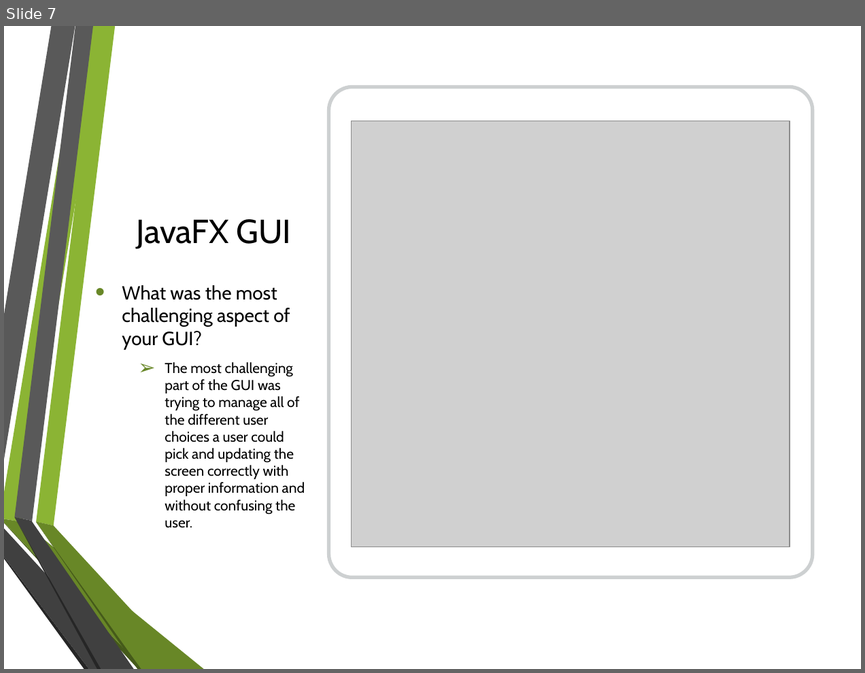
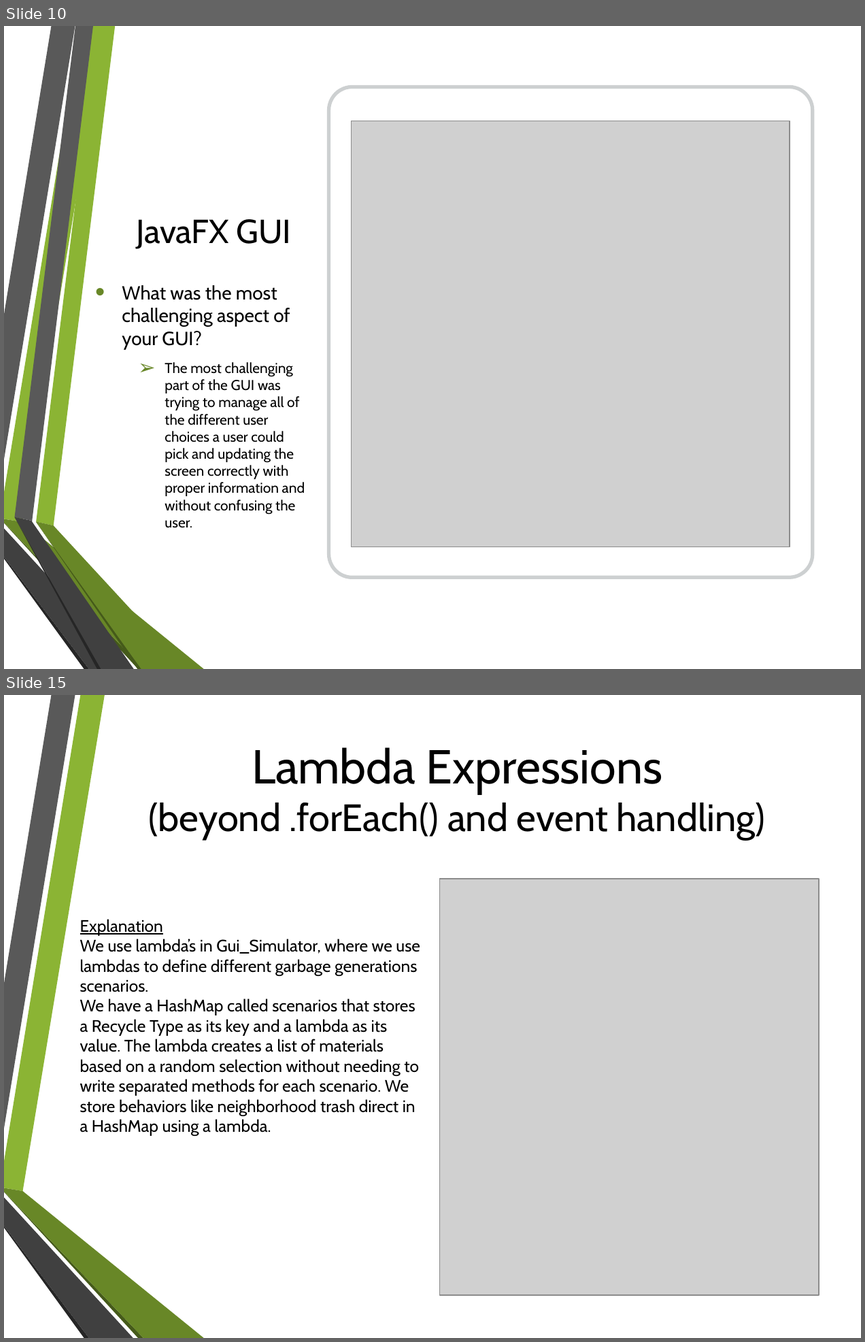
Before and after one commit to clampett/recycling-aid, a slide deck: Recycling Aid Presentation.pptx. Shown one above the other, each under a label of ours: slide 7 before the commit, slides 10 and 15 after it; the slides between them are not shown. The pictures are 865x673 and 865x1342 pixels, drawn with LibreOffice and Linux fonts; fonts in the diff are those of the drawing; grey boxes stand for pictures; background and template pictures are left out. Boxes give left, top, right and bottom in pixels: in the first picture for what was removed or moved away, otherwise in the second. Text is boxed around its words. In the diff, an @@ line names an element or a change of style, - is before the commit and + after.

Commit message:
Added uml pictures and latest ppt

```diff
--- a/Recycling Aid Presentation.pptx
+++ b/Recycling Aid Presentation.pptx
@@ slide 15 added at [4, 695, 861, 1338], background picture (left out); not listed: 6 template elements that a slide beside it also shows @@
@@ title added at [148, 747, 766, 840], 32 pt, text #000000 @@
+Lambda Expressions
+(beyond .forEach() and event handling)
@@ picture added at [439, 879, 819, 1295] @@
@@ text added at [80, 919, 420, 1136], 14 pt, text #000000 @@
+Explanation
+We use lambda’s in Gui_Simulator, where we use lambdas to define different garbage generations scenarios.
+We have a HashMap called scenarios that stores a Recycle Type as its key and a lambda as its value. The lambda creates a list of materials based on a random selection without needing to write separated methods for each scenario. We store behaviors like neighborhood trash direct in a HashMap using a lambda.
@@ what was slide 7 is now slide 10 @@
```
Also in this commit, not shown: 9 slides changed, 5 other slides added, 3 slides removed, 4 other files.
